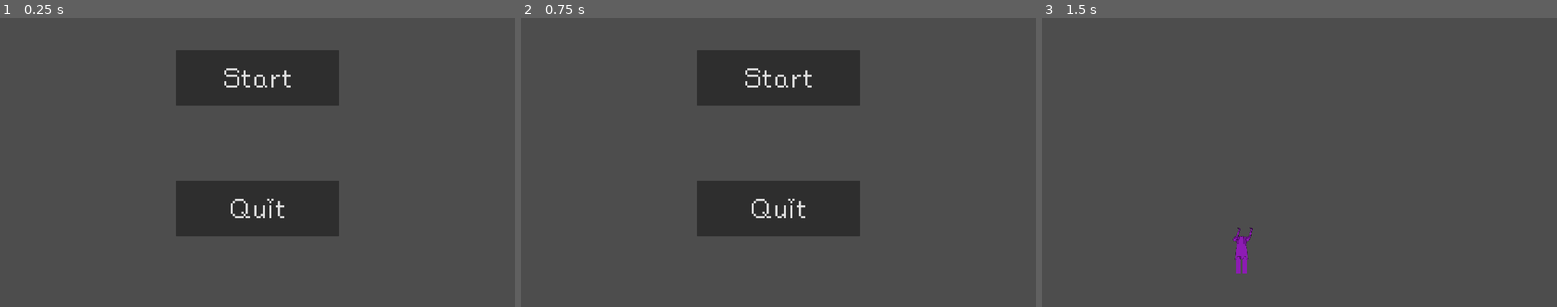
Above: before the commit, frames 1-3 (left to right).
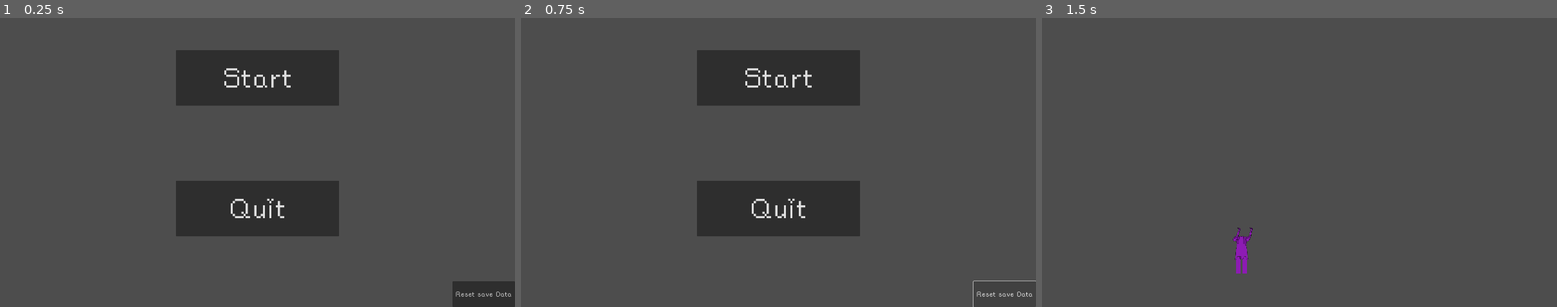
Above: after the commit, the same moments.

Repository: flowerFawn/Robot_game
Game: Godot game, scene res://main_menu.tscn
Two runs of this game, one before a commit and one after it. Both use one fixed random seed, a clock stepped at 60 frames per second and the inputs below. This scene is started directly instead of the project's main scene.
Inputs (mouse positions are in pixels of both pictures, inside the frame that each line leads up to):
- Up to frame 1 (0.25 s): no input
- Up to frame 2 (0.75 s): click (1005, 295) at 0.5 s, where only the run after the commit has a clickable "Reset save Data"
- Up to frame 3 (1.5 s): click "Start" at 1.25 s

The runs differ from the first frame. In frame 1, 1.0% of the frame differs, in the area x 87-100%, y 91-100%; in frame 2, 0.1%; in frame 3, nothing differs.

Commit message:
moved reset data button to main menu

Diff:
--- a/main_menu.gd
+++ b/main_menu.gd
@@ -12,3 +12,10 @@
 
 func quit():
 	get_tree().quit()
+
+func reset_data():
+	var default_data = JSON.stringify(load("res://saves/defaults/defaults_owned.json").data, "\n\t")
+	var limb_types = ["arms", "legs", "torsos", "weapons"]
+	for limb_type in limb_types:
+		var owned_file = FileAccess.open("res://saves/owned_" + limb_type + ".json", FileAccess.WRITE)
+		owned_file.store_string(default_data)
--- a/main_menu.tscn
+++ b/main_menu.tscn
@@ -43,5 +43,15 @@
 theme_override_font_sizes/font_size = 128
 text = "Quit"
 
+[node name="ResetData" type="Button" parent="."]
+offset_left = 1687.0
+offset_top = 984.0
+offset_right = 1920.0
+offset_bottom = 1080.0
+theme = ExtResource("1_h7u8i")
+theme_override_font_sizes/font_size = 32
+text = "Reset save Data"
+
 [connection signal="pressed" from="Button" to="Button" method="_on_pressed"]
 [connection signal="pressed" from="Button2" to="." method="quit"]
+[connection signal="button_up" from="ResetData" to="." method="reset_data"]
--- a/pause_menu.gd
+++ b/pause_menu.gd
@@ -18,13 +18,6 @@
 	switched_pause.emit()
 
 
-func reset_data():
-	var default_data = JSON.stringify(load("res://saves/defaults/defaults_owned.json").data, "\n\t")
-	var limb_types = ["arms", "legs", "torsos", "weapons"]
-	for limb_type in limb_types:
-		var owned_file = FileAccess.open("res://saves/owned_" + limb_type + ".json", FileAccess.WRITE)
-		owned_file.store_string(default_data)
-
 
 
 func quit():
--- a/pause_menu.tscn
+++ b/pause_menu.tscn
@@ -29,16 +29,6 @@
 theme = ExtResource("2_enp63")
 theme_override_font_sizes/font_size = 128
 text = "Resume"
-
-[node name="ResetData" type="Button" parent="Control"]
-layout_mode = 0
-offset_left = 1687.0
-offset_top = 984.0
-offset_right = 1920.0
-offset_bottom = 1080.0
-theme = ExtResource("2_enp63")
-theme_override_font_sizes/font_size = 32
-text = "Reset save Data"
 
 [node name="MainMenu" type="Button" parent="Control"]
 layout_mode = 1
@@ -77,6 +67,5 @@
 link_to = "res://main_menu.tscn"
 
 [connection signal="button_up" from="Control/Resume" to="." method="switch_pause"]
-[connection signal="button_up" from="Control/ResetData" to="." method="reset_data"]
 [connection signal="pressed" from="Control/MainMenu" to="Control/MainMenu" method="_on_pressed"]
 [connection signal="pressed" from="Control/QuitButton" to="." method="quit"]
